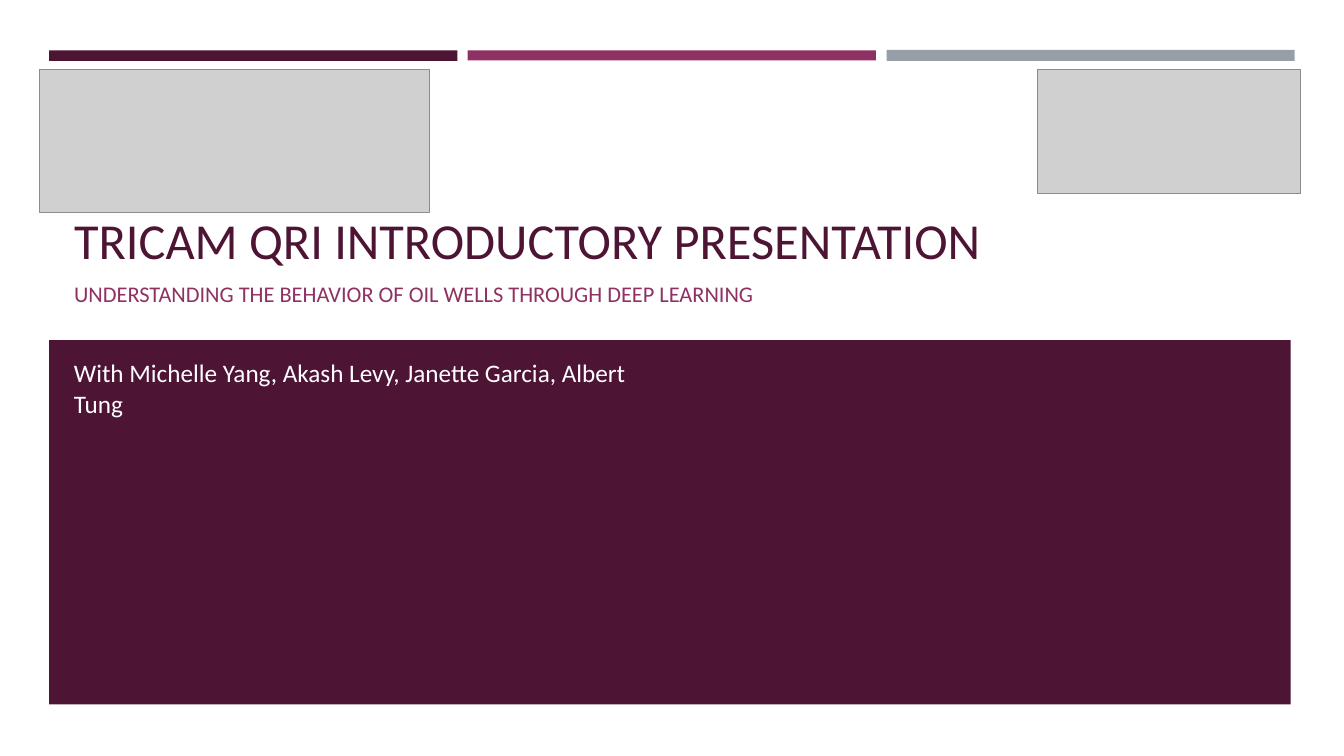
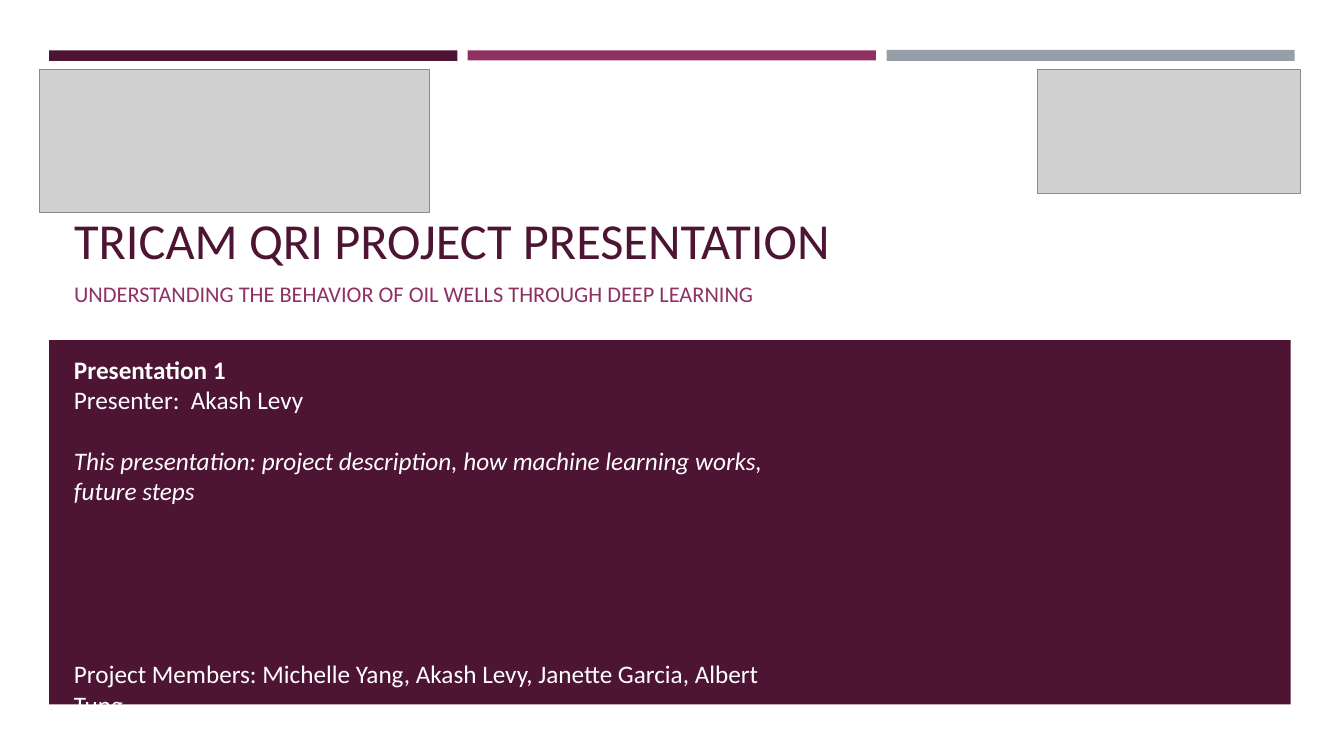
Before and after one commit to akashlevy/Deep-Learn-Oil, a slide deck: slide 1 of presentations/TRiCAM QRI Introductory Presentation.pptx. Drawn at 1344x756 pixels with LibreOffice and Linux fonts; fonts in the diff are those of the drawing; grey boxes stand for pictures. Boxes give left, top, right and bottom in pixels: in the first picture for what was removed or moved away, otherwise in the second. Text is boxed around its words. In the diff, an @@ line names an element or a change of style, - is before the commit and + after.

Commit message:
Update TRiCAM QRI Introductory Presentation
First draft complete!

```diff
--- a/presentations/TRiCAM QRI Introductory Presentation.pptx
+++ b/presentations/TRiCAM QRI Introductory Presentation.pptx
@@ title at [74, 226, 830, 266]: text changed @@
-TRICAM QRI INTRODUCTORY PRESENTATION
+TRICAM QRI PROJECT PRESENTATION
@@ text added at [74, 361, 762, 504], 18 pt, text #FFFFFF, italic @@
+Presentation 1
+Presenter: Akash Levy
+This presentation: project description, how machine learning works, future steps
@@ text at [74, 665, 758, 705]: text changed @@
-With Michelle Yang, Akash Levy, Janette Garcia, Albert Tung
+Project Members: Michelle Yang, Akash Levy, Janette Garcia, Albert Tung
```
Also in this commit, not shown: 5 other slides changed, 12 slides added, 1 slide removed.
